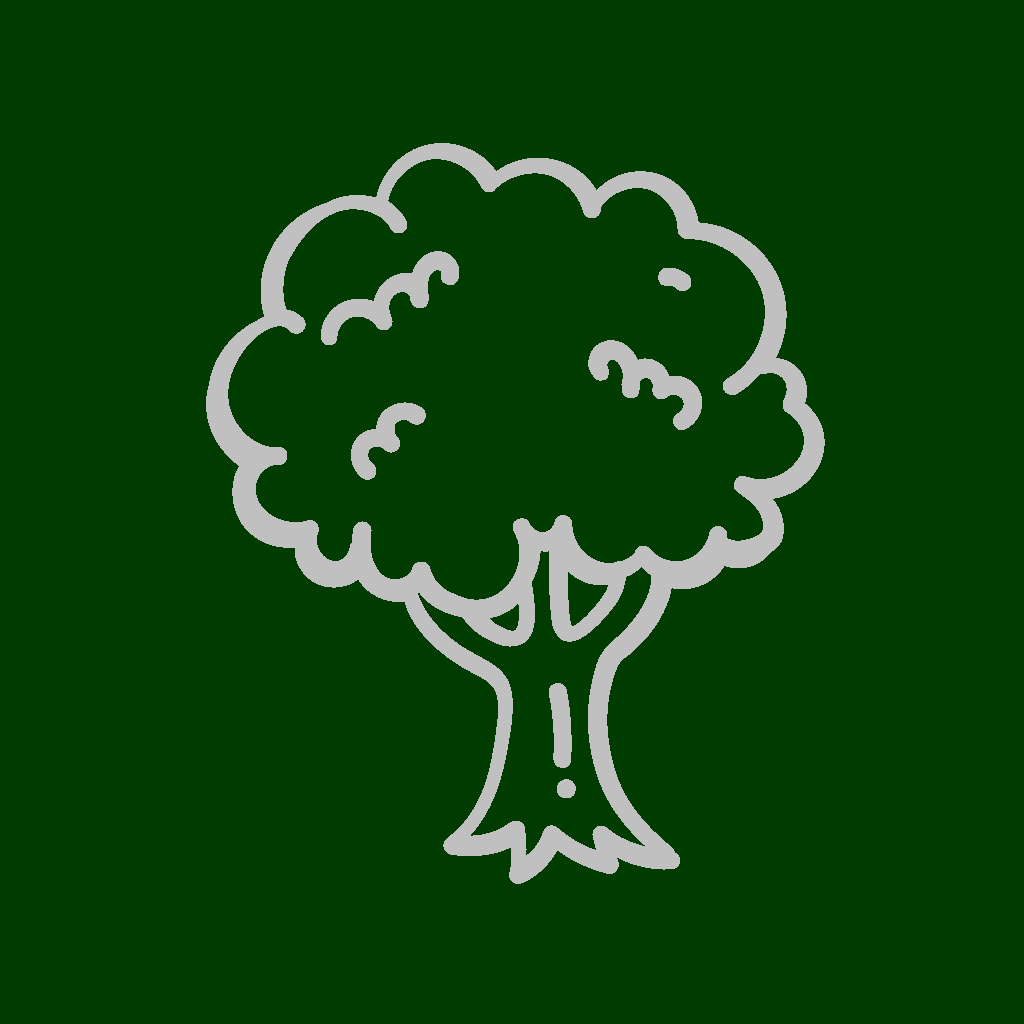
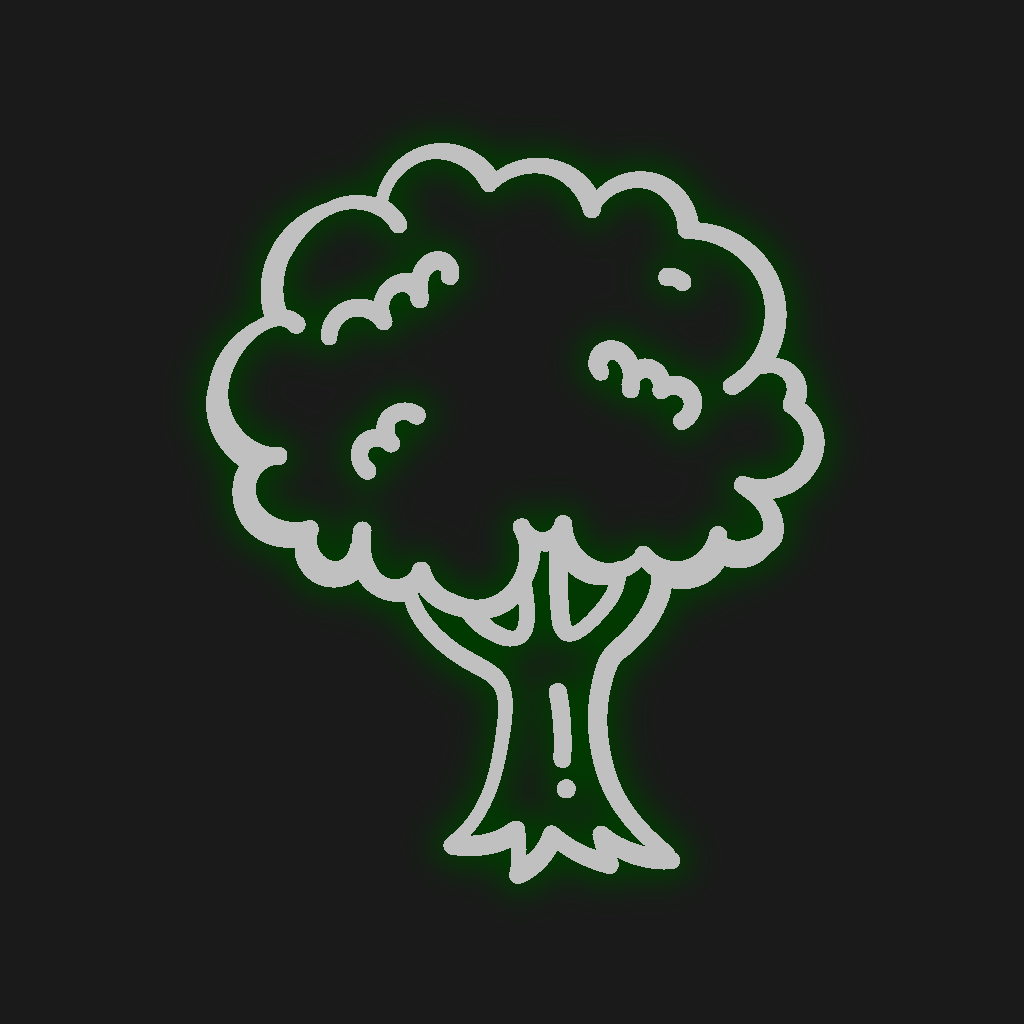
Before/after of a 1024x1024 layered artwork. What changed in the layer stack:
added layer "Свечение" above "Видимая часть" over [left=128, top=66, right=902, bottom=958]
painted on "Видимая часть" over [left=0, top=2, right=1022, bottom=1024]
hid "Фон" over [left=0, top=0, right=1024, bottom=1024]
added layer "Фон #1" over [left=0, top=0, right=1024, bottom=1024]
